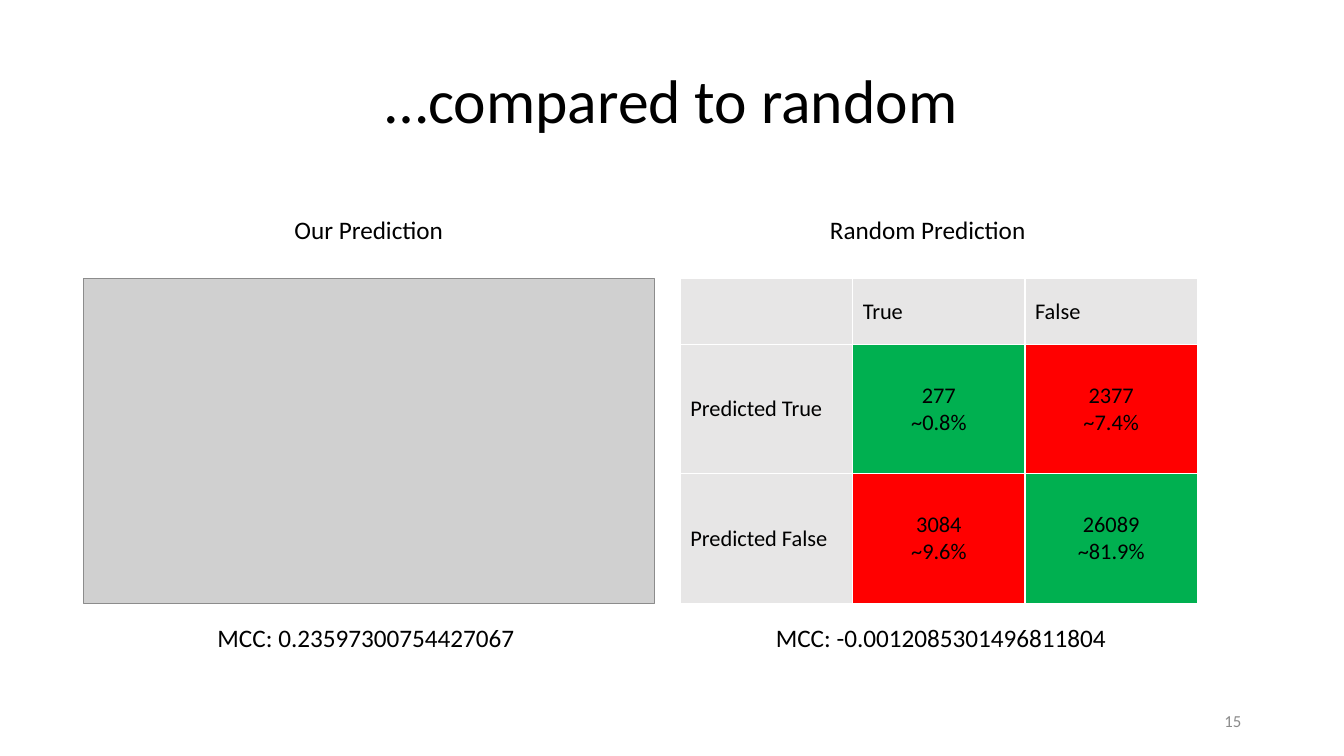
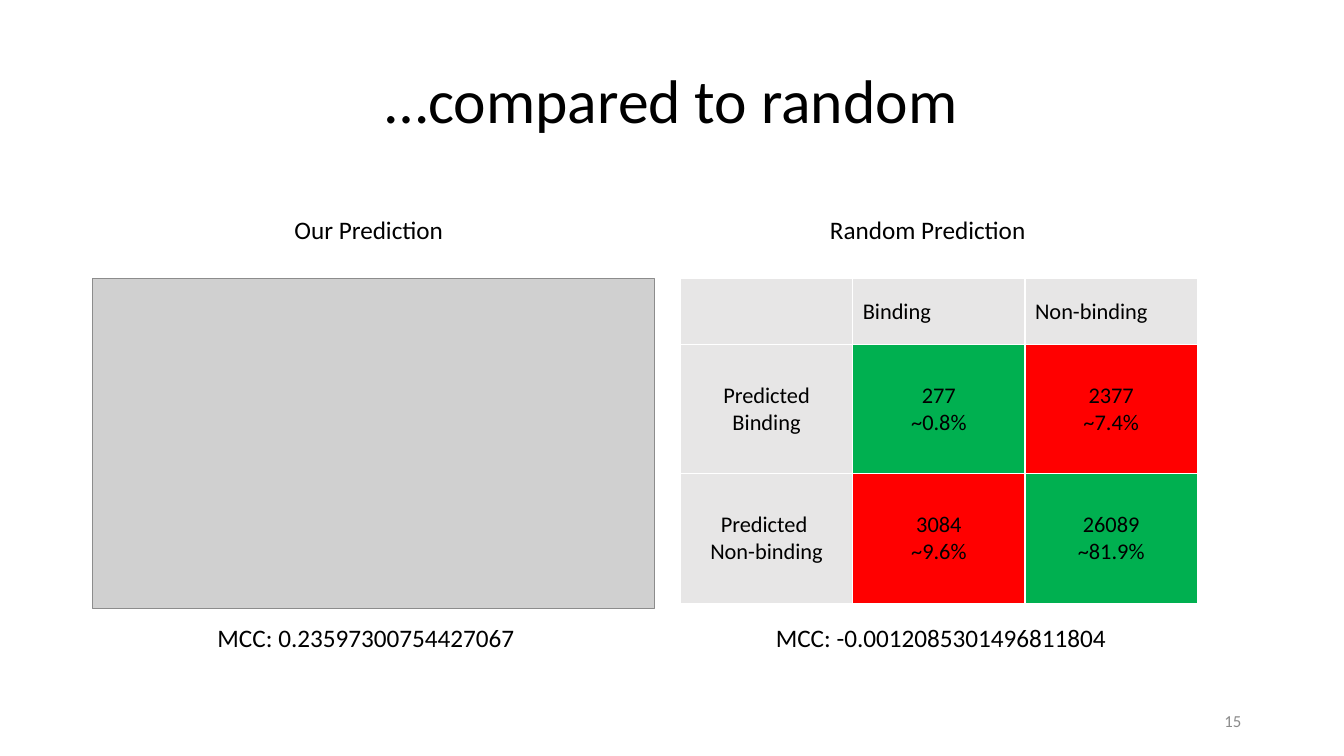
Before and after one commit to paulhager/ProteinPrediction1, a slide deck: slide 15 of BLOSUM_scorescompared to single SNAP scores.pptx. Drawn at 1344x756 pixels with LibreOffice and Linux fonts; fonts in the diff are those of the drawing; grey boxes stand for pictures; background and template pictures are left out. Boxes give left, top, right and bottom in pixels: in the first picture for what was removed or moved away, otherwise in the second. Text is boxed around its words. In the diff, an @@ line names an element or a change of style, - is before the commit and + after.

```diff
--- a/BLOSUM_scorescompared to single SNAP scores.pptx
+++ b/BLOSUM_scorescompared to single SNAP scores.pptx
@@ picture: place and size @@
-picture at box(84, 279, 655, 604)
+picture at box(93, 279, 655, 609)
@@ table at box(681, 279, 1198, 604) @@
-row 1, column 2: True
+row 1, column 2: Binding
-row 1, column 3: False
+row 1, column 3: Non-binding
-row 2, column 1: Predicted True
+row 2, column 1: Predicted Binding
-row 3, column 1: Predicted False
+row 3, column 1: Predicted / Non-binding
```
Also in this commit, not shown: 2 other slides changed, 2 slides added, 1 slide removed, 1 other file.
